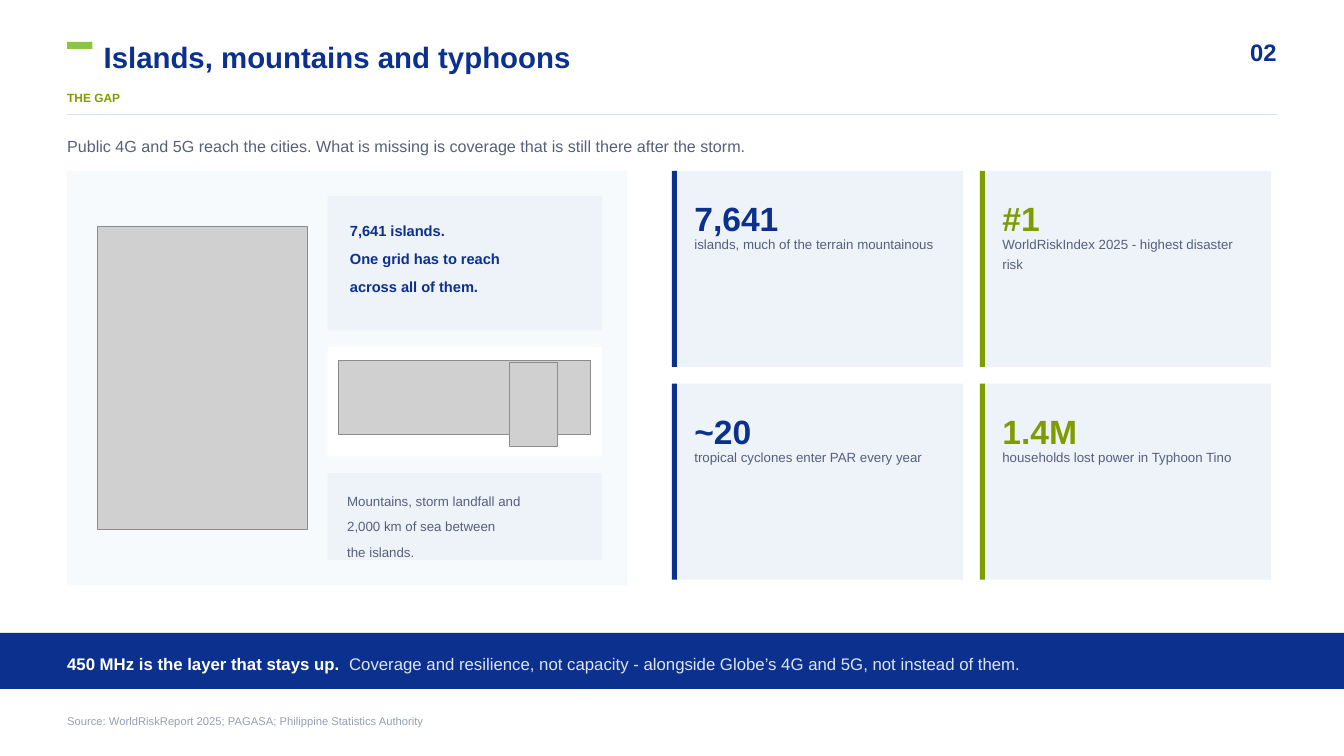
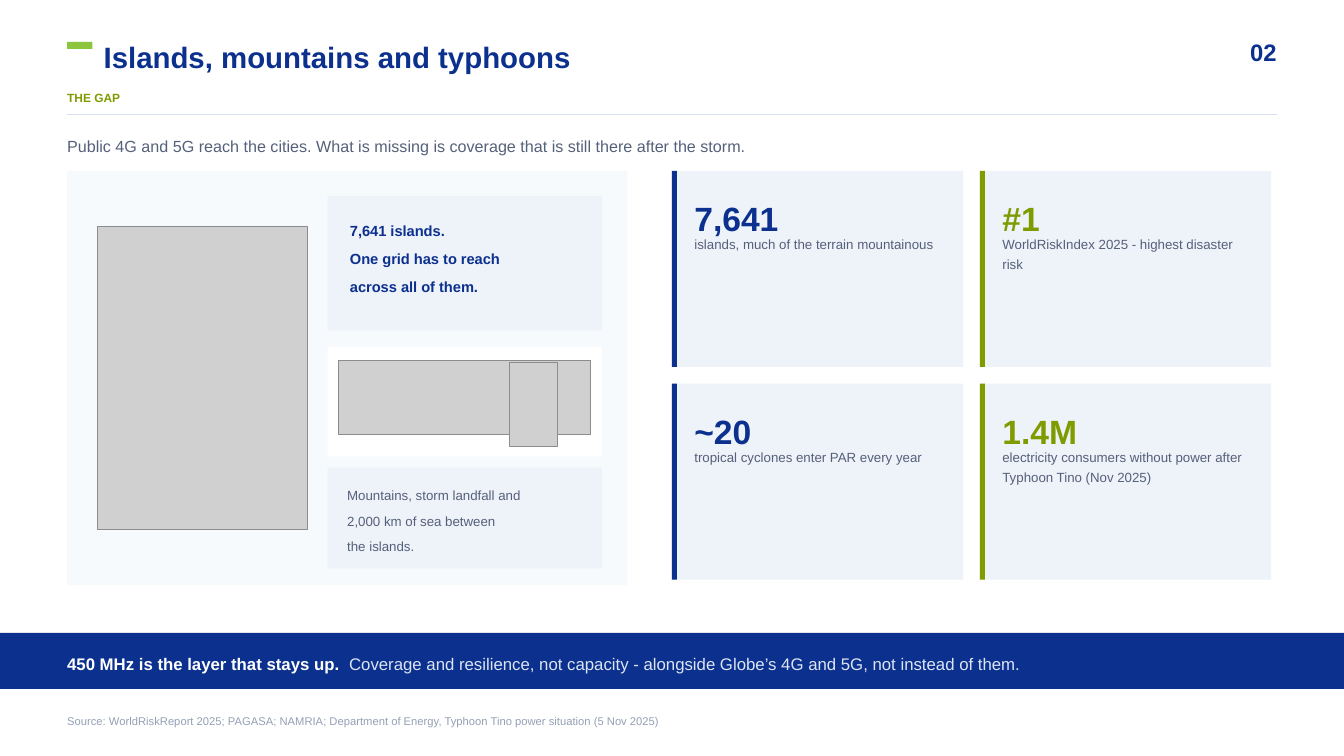
Before and after one commit to mearneste4-max/Philippines-450M, a slide deck: slide 2 of 01_交付物/菲律宾450M方案_v7.pptx. Drawn at 1344x756 pixels with LibreOffice and Linux fonts; fonts in the diff are those of the drawing; grey boxes stand for pictures. Boxes give left, top, right and bottom in pixels: in the first picture for what was removed or moved away, otherwise in the second. Text is boxed around its words. In the diff, an @@ line names an element or a change of style, - is before the commit and + after.

```diff
--- a/01_交付物/菲律宾450M方案_v7.pptx
+++ b/01_交付物/菲律宾450M方案_v7.pptx
@@ rectangle: place and size @@
-rectangle at [328, 473, 602, 560]
+rectangle at [328, 468, 602, 569]
@@ text at [1002, 452, 1242, 485]: text changed @@
-households lost power in Typhoon Tino
+electricity consumers without power after Typhoon Tino (Nov 2025)
@@ text "Mountains, storm landfall and": place and size @@
-text "Mountains, storm landfall and" at [347, 496, 520, 557]
+text "Mountains, storm landfall and" at [347, 490, 520, 551]
@@ text at [67, 717, 659, 727]: text changed @@
-Source: WorldRiskReport 2025; PAGASA; Philippine Statistics Authority
+Source: WorldRiskReport 2025; PAGASA; NAMRIA; Department of Energy, Typhoon Tino power situation (5 Nov 2025)
```
Also in this commit, not shown: 14 other slides changed, 40 other files.
